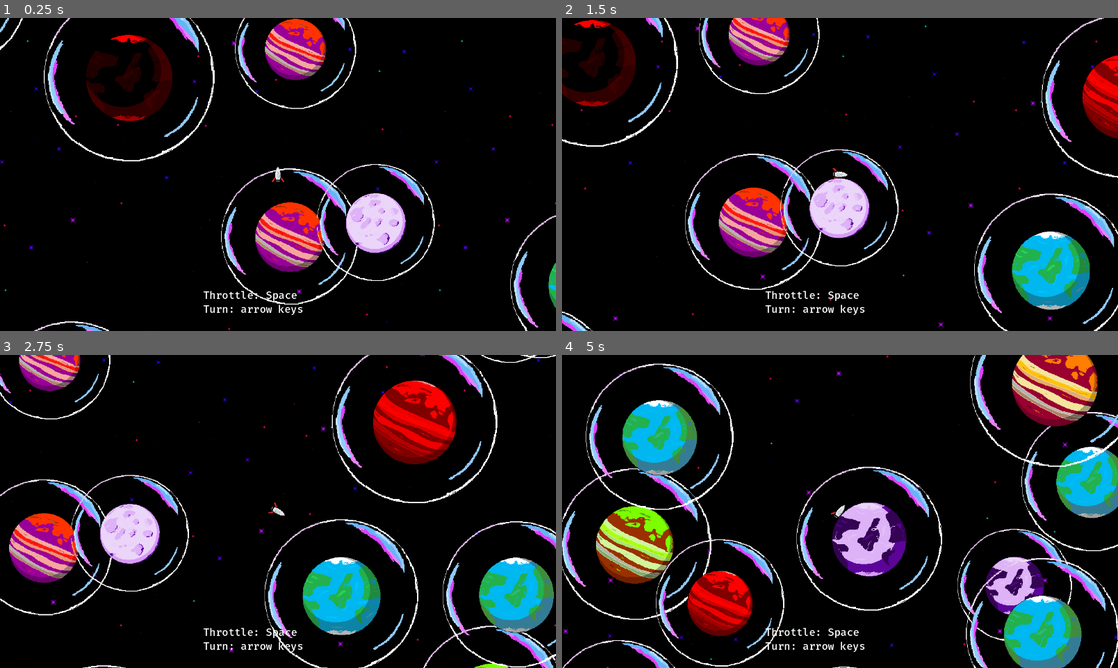
Above: before the commit, frames 1-4 (two rows, left to right).
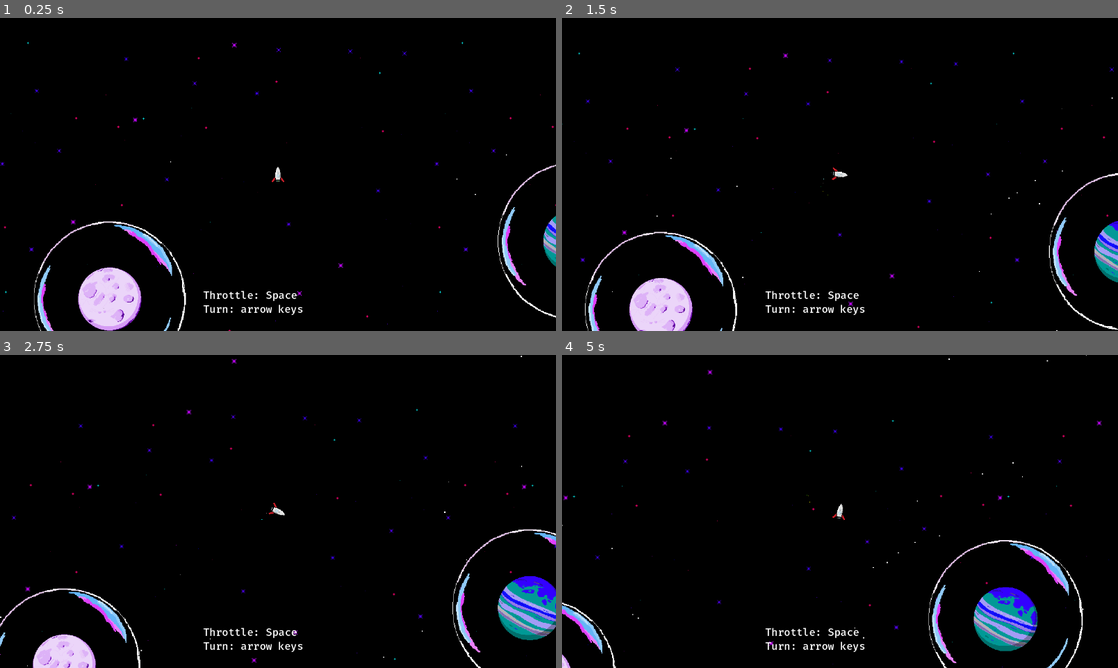
Above: after the commit, the same moments.

Repository: bjornarprytz/bubbleoids
Game: Godot game, scene res://main.tscn
Two runs of this game, one before a commit and one after it. Both use one fixed random seed, a clock stepped at 60 frames per second and the inputs below. Sound files missing from this copy of the repository are replaced by a short silence.
Inputs (mouse positions are in pixels of both pictures, inside the frame that each line leads up to):
- Up to frame 1 (0.25 s): no input
- Up to frame 2 (1.5 s): move the mouse to (856, 43) at 0.52 s; hold Right (ui_right) 0.53-1.28 s; hold Space (throttle) 0.53-1.28 s; click (856, 43) at 0.67 s; move the mouse to (801, 227) at 1.27 s; hold Left (ui_left) from 1.28 s (still down); tap Space (throttle) at 1.35 s; click (801, 227) at 1.42 s
- Up to frame 3 (2.75 s): move the mouse to (433, 586) at 2.02 s; release Left (ui_left) at 2.03 s; hold Right (ui_right) from 2.03 s (still down); hold Space (throttle) from 2.03 s (still down); click (433, 586) at 2.17 s
- Up to frame 4 (5 s): move the mouse to (979, 423) at 2.77 s; release Space (throttle) at 2.78 s; tap Space (throttle) at 2.85, 4.35 s; click (979, 423) at 2.92 s; move the mouse to (1029, 442) at 3.52 s; release Right (ui_right) at 3.53 s; hold Space (throttle) 3.53-4.28 s; hold Left (ui_left) from 3.53 s (still down); click (1029, 442) at 3.67 s; move the mouse to (745, 661) at 4.27 s; click (745, 661) at 4.42 s

The runs differ from the first frame. In frame 1, 15% of the frame differs, in the area x 0-100%, y 0-100%; in frame 2, 18%; in frame 3, 21%; in frame 4, 28%.

Commit message:
tweaks and bug fix

Diff:
--- /dev/null
+++ b/src/autoloads/symphony.gd
@@ -0,0 +1,33 @@
+extends Node2D
+
+var _streamPlayers: Dictionary[String, AudioStreamPlayer] = {}
+
+var instruments: Array[AudioStream] = [
+	preload("res://assets/audio/Bookworm - MichaelBackson - 16.06.2024, 22.59.wav"),
+	preload("res://assets/audio/Bookworm - mixtape3 - 16.06.2024, 23.07.wav"),
+	preload("res://assets/audio/Bookworm - morningistheend - 16.06.2024, 23.09.wav")
+]
+
+func _ready() -> void:
+	instruments.shuffle()
+
+func add_instrument():
+	print("Symphony disabled until we add actual tracks")
+	return
+
+	if (instruments.size() == 0):
+		print("Found all instruments already")
+		return
+
+	var player = AudioStreamPlayer.new()
+	add_child(player)
+
+	player.finished.connect(player.play)
+	var instrument = instruments.pop_front()
+
+	var current_playback_position: float = 0.0
+	if (_streamPlayers.size() > 0):
+		current_playback_position = _streamPlayers.values()[0].get_playback_position()
+
+	player.stream = instrument
+	player.play(current_playback_position)
--- /dev/null
+++ b/src/autoloads/symphony.tscn
@@ -0,0 +1,6 @@
+[gd_scene load_steps=2 format=3 uid="uid://b32wb86x51gin"]
+
+[ext_resource type="Script" uid="uid://butq7s5kjbh3c" path="res://autoloads/symphony.gd" id="1_wldc1"]
+
+[node name="Symphony" type="Node2D"]
+script = ExtResource("1_wldc1")
--- a/src/main.gd
+++ b/src/main.gd
@@ -3,5 +3,8 @@
 @onready var camera: Camera2D = %Camera
 
 
+func _ready() -> void:
+	Symphony.add_instrument()
+
 func _process(delta: float) -> void:
 	camera.position = player.position
--- a/src/player.gd
+++ b/src/player.gd
@@ -1,8 +1,9 @@
 class_name Player
 extends RigidBody2D
 
-@export var speed: float = 800.0
+@export var speed: float = 100.0
 @export var rotation_speed: float = 3.0  # Lowered for smoother rotation
+@onready var exhaust: CPUParticles2D = %Exhaust
 
 var throttle: bool = false
 var turn: float = 0.0
@@ -10,8 +11,10 @@
 func _input(event: InputEvent) -> void:
 	if event.is_action_pressed("throttle"):
 		throttle = true
+		exhaust.emitting = true
 	elif event.is_action_released("throttle"):
 		throttle = false
+		exhaust.emitting = false
 
 	# Get rotation input (supports both keyboard and joystick)
 	turn = Input.get_axis("ui_left", "ui_right")
--- a/src/player.tscn
+++ b/src/player.tscn
@@ -6,6 +6,11 @@
 [sub_resource type="CapsuleShape2D" id="CapsuleShape2D_i3pqv"]
 radius = 7.0
 height = 36.0
+
+[sub_resource type="Curve" id="Curve_onrkg"]
+_limits = [-1.0, 1.0, 0.0, 1.0]
+_data = [Vector2(0, 1), 0.0, 0.0, 0, 0, Vector2(1, 1), 0.0, 0.0, 0, 0]
+point_count = 2
 
 [node name="Player" type="RigidBody2D"]
 collision_layer = 3
@@ -18,3 +23,15 @@
 [node name="Shape" type="CollisionShape2D" parent="."]
 position = Vector2(0, -1)
 shape = SubResource("CapsuleShape2D_i3pqv")
+
+[node name="Exhaust" type="CPUParticles2D" parent="."]
+unique_name_in_owner = true
+position = Vector2(0, 15)
+particle_flag_align_y = true
+direction = Vector2(0, 1)
+gravity = Vector2(0, 0)
+initial_velocity_min = 2.0
+initial_velocity_max = 15.0
+hue_variation_min = -1.0
+hue_variation_max = 1.0
+hue_variation_curve = SubResource("Curve_onrkg")
--- a/src/project.godot
+++ b/src/project.godot
@@ -20,6 +20,7 @@
 Utility="*res://autoloads/utility.gd"
 Events="*res://autoloads/event_bus.gd"
 Create="*res://autoloads/factory.gd"
+Symphony="*res://autoloads/symphony.gd"
 
 [display]
 
--- a/src/world/infinite_sectors.gd
+++ b/src/world/infinite_sectors.gd
@@ -5,7 +5,7 @@
 
 # Check which sectors are in view and load their neighbors
 @export var camera: Camera2D
-@export var cache_size: Vector2i = Vector2i(4, 4)
+@export var cache_size: Vector2i = Vector2i(3, 3)
 
 var sectors: Array[Sector] = []
 
@@ -59,5 +59,5 @@
 
 		# Only reposition if needed
 		if sector_coords != sector.coordinates:
-			sector.set_coords_and_regenerate_planets(sector_coords)
+			sector.set_coords_and_regenerate_planets.call_deferred(sector_coords)
 			sector.position = Vector2(sector_coords.x * sector_size.x, sector_coords.y * sector_size.y)
--- a/src/world/planet.gd
+++ b/src/world/planet.gd
@@ -1,9 +1,10 @@
 class_name Planet
 extends Node2D
 
-@onready var gravity_well_shape: CollisionShape2D = %Shape
-@onready var visual: RegularPolygon = %Visual
+@onready var gravity_well: Area2D = %GravityWell
+@onready var gravity_well_shape: CollisionShape2D = %GravityWell/Shape
 @onready var sprite: Sprite2D = %Sprite
+@onready var negate_gravity_shape: CollisionShape2D = %NegateGravity/Shape
 
 const BROWN_RAMS = preload("res://assets/img/planets/Brown RAMS.png")
 const GREENGRAY_MOON = preload("res://assets/img/planets/greengray moon.png")
@@ -43,9 +44,22 @@
 	, WEIRD_ARRET
 ]
 
+var size : float = 1.0
+
 var radius: float:
 	get:
-		return gravity_well_shape.shape.radius * scale.x
+		return gravity_well_shape.shape.radius * size
+
+func set_size(s: float):
+	size = s
+	scale = Vector2(s,s)
+	gravity_well.gravity_point_unit_distance = negate_gravity_shape.shape.radius * size
+	print("gravity_well.gravity_point_unit_distance set to %s" % gravity_well.gravity_point_unit_distance)
 
 func _ready() -> void:
 	sprite.texture = sprites.pick_random()
+
+
+func _on_gravity_well_body_entered(body: Node2D) -> void:
+	if (body is Player):
+		Symphony.add_instrument()
--- a/src/world/planet.tscn
+++ b/src/world/planet.tscn
@@ -1,22 +1,41 @@
-[gd_scene load_steps=6 format=3 uid="uid://c8v5nh4qd750n"]
+[gd_scene load_steps=8 format=3 uid="uid://c8v5nh4qd750n"]
 
 [ext_resource type="PackedScene" uid="uid://c57sfkee815gl" path="res://world/polygon.tscn" id="1_a5yuq"]
 [ext_resource type="Script" uid="uid://muewrkjnwqns" path="res://world/planet.gd" id="1_d38ao"]
 [ext_resource type="Texture2D" uid="uid://b7qbaefjmvtvp" path="res://assets/img/planets/Brown RAMS.png" id="3_01u2o"]
 [ext_resource type="Texture2D" uid="uid://bh5saq5wwup27" path="res://assets/img/bubble test 1.png" id="4_qpsm4"]
+[ext_resource type="Texture2D" uid="uid://dloravarhfkb3" path="res://assets/white-square.png" id="5_a83c7"]
 
 [sub_resource type="CircleShape2D" id="CircleShape2D_a5yuq"]
-radius = 200.0
+radius = 500.0
+
+[sub_resource type="CircleShape2D" id="CircleShape2D_qpsm4"]
+radius = 250.0
 
 [node name="Planet" type="Node2D"]
 texture_filter = 1
 script = ExtResource("1_d38ao")
 
-[node name="Visual" parent="." instance=ExtResource("1_a5yuq")]
+[node name="GravityWell" type="Area2D" parent="."]
 unique_name_in_owner = true
-polygon = PackedVector2Array(100, 0, 98.7688, 15.6434, 95.1057, 30.9017, 89.1007, 45.3991, 80.9017, 58.7785, 70.7107, 70.7107, 58.7785, 80.9017, 45.3991, 89.1007, 30.9017, 95.1057, 15.6434, 98.7688, 6.12303e-15, 100, -15.6434, 98.7688, -30.9017, 95.1057, -45.3991, 89.1007, -58.7785, 80.9017, -70.7107, 70.7107, -80.9017, 58.7785, -89.1007, 45.3991, -95.1057, 30.9017, -98.7688, 15.6434, -100, 1.22461e-14, -98.7688, -15.6434, -95.1057, -30.9017, -89.1007, -45.3991, -80.9017, -58.7785, -70.7107, -70.7107, -58.7785, -80.9017, -45.3991, -89.1007, -30.9017, -95.1057, -15.6434, -98.7688, -1.83691e-14, -100, 15.6434, -98.7688, 30.9017, -95.1057, 45.3991, -89.1007, 58.7785, -80.9017, 70.7107, -70.7107, 80.9017, -58.7785, 89.1007, -45.3991, 95.1057, -30.9017, 98.7688, -15.6434)
-size = 100.0
-n_sides = 40
+gravity_space_override = 3
+gravity_point = true
+gravity_point_unit_distance = 150.0
+gravity_point_center = Vector2(0, 0)
+gravity_direction = Vector2(0, 0)
+gravity = 400.0
+
+[node name="Shape" type="CollisionShape2D" parent="GravityWell"]
+shape = SubResource("CircleShape2D_a5yuq")
+
+[node name="Polygon" parent="GravityWell" instance=ExtResource("1_a5yuq")]
+visible = false
+color = Color(1, 1, 1, 0)
+polygon = PackedVector2Array(500, 0, 496.057, 62.6666, 484.292, 124.345, 464.888, 184.062, 438.153, 240.877, 404.508, 293.893, 364.484, 342.274, 318.712, 385.257, 267.913, 422.164, 212.89, 452.414, 154.508, 475.528, 93.6907, 491.144, 31.3953, 499.013, -31.3953, 499.013, -93.6907, 491.144, -154.508, 475.528, -212.89, 452.414, -267.913, 422.164, -318.712, 385.257, -364.484, 342.274, -404.508, 293.893, -438.153, 240.877, -464.888, 184.062, -484.292, 124.345, -496.057, 62.6666, -500, -1.60814e-13, -496.057, -62.6666, -484.292, -124.345, -464.888, -184.062, -438.153, -240.877, -404.508, -293.893, -364.484, -342.274, -318.712, -385.257, -267.913, -422.164, -212.89, -452.414, -154.508, -475.528, -93.6907, -491.144, -31.3953, -499.013, 31.3953, -499.013, 93.6907, -491.144, 154.508, -475.528, 212.89, -452.414, 267.913, -422.164, 318.712, -385.257, 364.484, -342.274, 404.508, -293.893, 438.153, -240.877, 464.888, -184.062, 484.292, -124.345, 496.057, -62.6666)
+size = 500.0
+n_sides = 50
+border_color = Color(0.303233, 0.303233, 0.303233, 1)
+border_width = 2.0
 
 [node name="Body" type="StaticBody2D" parent="."]
 
@@ -30,19 +49,38 @@
 scale = Vector2(1.03483, 1.03483)
 texture = ExtResource("3_01u2o")
 
-[node name="GravityWell" type="Area2D" parent="."]
+[node name="NegateGravity" type="Area2D" parent="."]
+unique_name_in_owner = true
+priority = 1
 gravity_space_override = 3
-gravity_point = true
 gravity_point_unit_distance = 100.0
 gravity_point_center = Vector2(0, 0)
 gravity_direction = Vector2(0, 0)
-gravity = 400.0
+gravity = 0.0
 
-[node name="Shape" type="CollisionShape2D" parent="GravityWell"]
-unique_name_in_owner = true
-shape = SubResource("CircleShape2D_a5yuq")
+[node name="Sprite" type="Sprite2D" parent="NegateGravity"]
+position = Vector2(0, 31.8961)
+scale = Vector2(1.64784, 1.89438)
+texture = ExtResource("4_qpsm4")
 
-[node name="Sprite" type="Sprite2D" parent="GravityWell"]
-position = Vector2(0, 23.5)
-scale = Vector2(1.34884, 1.50498)
-texture = ExtResource("4_qpsm4")
+[node name="Shape" type="CollisionShape2D" parent="NegateGravity"]
+shape = SubResource("CircleShape2D_qpsm4")
+
+[node name="DebridsBelt" type="CPUParticles2D" parent="."]
+scale = Vector2(5, 5)
+amount = 20
+texture = ExtResource("5_a83c7")
+speed_scale = 0.5
+emission_shape = 2
+emission_sphere_radius = 100.0
+direction = Vector2(0, 0)
+gravity = Vector2(0, 0)
+orbit_velocity_min = -0.08
+orbit_velocity_max = 0.08
+radial_accel_min = -94.41
+radial_accel_max = -50.0
+scale_amount_min = 0.1
+scale_amount_max = 0.2
+
+[connection signal="body_entered" from="GravityWell" to="." method="_on_gravity_well_body_entered"]
+[connection signal="body_entered" from="NegateGravity" to="." method="_on_gravity_well_body_entered"]
--- a/src/world/sector.gd
+++ b/src/world/sector.gd
@@ -1,21 +1,23 @@
 class_name Sector
 extends Node2D
 
-@export var size = Vector2(2048, 1152)
-@export var planet_count = 10
-@export var min_distance = 50 # Minimum distance between planets
+@export var size = Vector2(1000, 1000)
+@export var planet_count = 3
+@export var min_distance = 20 # Minimum distance between planets
 
-var planets : Array[Planet] = []
+var planets: Array[Planet] = []
 
 signal entered_screen()
 signal exited_screen()
 
-signal player_entered(sector:Sector, player: Player)
+signal player_entered(sector: Sector, player: Player)
 
 var coordinates: Vector2 = Vector2()
 
 func set_coords_and_regenerate_planets(coords: Vector2i) -> void:
+
 	self.coordinates = coords
+
 	# Seed the random number generator
 	seed(hash(coords))
 
@@ -28,22 +30,24 @@
 	# Generate new planets
 	for i in range(planet_count):
 		var planet = Create.planet()
-		var scale_factor = randf_range(0.6, 1)
 
 		planets.append(planet)
 		add_child(planet)
 
-		planet.scale = Vector2(scale_factor, scale_factor)
+		planet.set_size(randf_range(0.6, 1))
 		set_valid_position_or_destroy(planet, min_distance)
 
 func set_valid_position_or_destroy(planet: Planet, min_dist: float) -> void:
+
+	var planetSafePerimiter = planet.radius + min_dist
+
 	var max_attempts = 50 # Prevent infinite loops
 	for _i in range(max_attempts):
-		var pos = Vector2(randf_range(0, size.x), randf_range(0, size.y))
+		var pos = Vector2(randf_range(planetSafePerimiter, size.x - planetSafePerimiter), randf_range(planetSafePerimiter, size.y - planetSafePerimiter))
 		# Check distance to all existing planets
 		var valid = true
 		for other in planets:
-			if pos.distance_to(other.position) < (min_dist + other.radius + planet.radius):
+			if pos.distance_to(other.position) < (planetSafePerimiter + other.radius):
 				valid = false
 				break
 		if valid:
--- a/src/world/sector.tscn
+++ b/src/world/sector.tscn
@@ -8,7 +8,6 @@
 
 [node name="Sector" type="Node2D"]
 script = ExtResource("1_rfmyu")
-size = Vector2(1000, 1000)
 
 [node name="OnScreenNotifier" type="VisibleOnScreenNotifier2D" parent="."]
 rect = Rect2(0, 0, 1000, 1000)
Not shown, added: src/assets/audio/Bookworm - MichaelBackson - 16.06.2024, 22.59.wav.import
Not shown, added: src/assets/audio/Bookworm - mixtape3 - 16.06.2024, 23.07.wav.import
Not shown, added: src/assets/audio/Bookworm - morningistheend - 16.06.2024, 23.09.wav.import
Binary file added: src/assets/white-square.png
Not shown, added: src/assets/white-square.png.import
Not shown, added: src/autoloads/symphony.gd.uid
Not shown: 1 places in src/player.tscn that only renumber resources
Not shown, changed: readme.md
Not shown, added: src/assets/audio/Bookworm - MichaelBackson - 16.06.2024, 22.59.wav
Not shown, added: src/assets/audio/Bookworm - mixtape3 - 16.06.2024, 23.07.wav
Not shown, added: src/assets/audio/Bookworm - morningistheend - 16.06.2024, 23.09.wav
